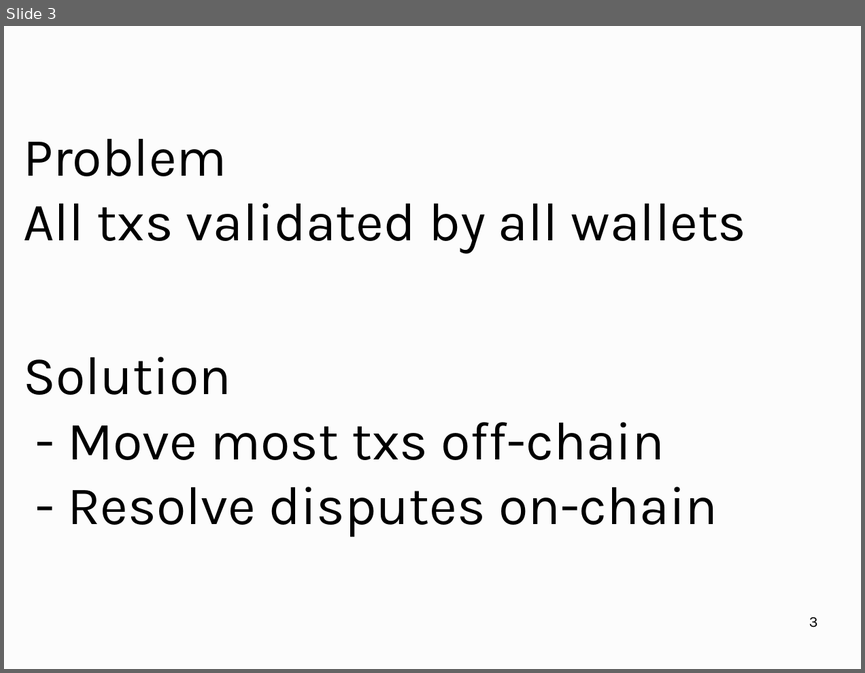
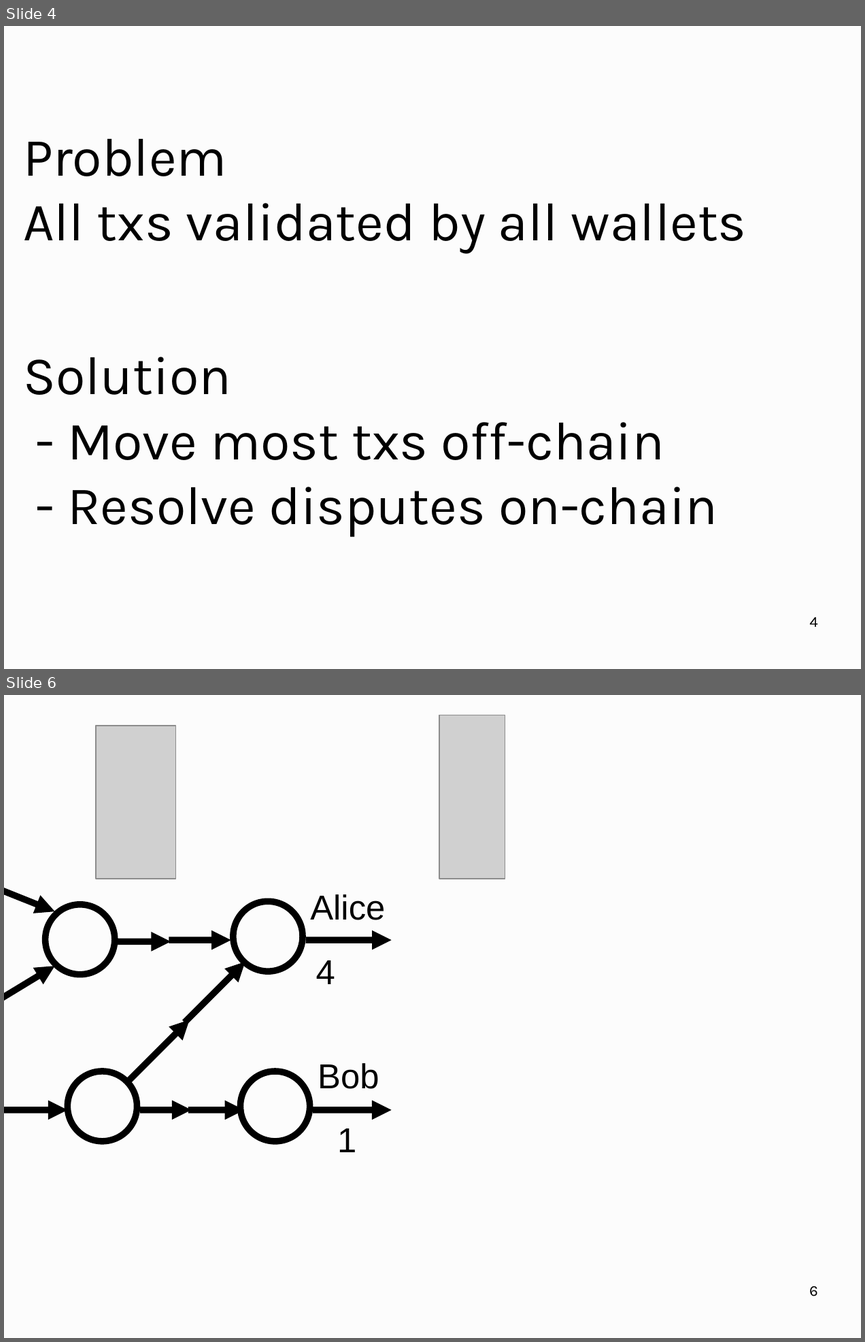
Before and after one commit to OrfeasLitos/PaymentChannels, a slide deck: ln-slides/slides.odp. Shown one above the other, each under a label of ours: slide 3 before the commit, slides 4 and 6 after it; the slides between them are not shown. The pictures are 865x673 and 865x1342 pixels, drawn with LibreOffice and Linux fonts; fonts in the diff are those of the drawing; grey boxes stand for pictures. Boxes give left, top, right and bottom in pixels: in the first picture for what was removed or moved away, otherwise in the second. Text is boxed around its words. In the diff, an @@ line names an element or a change of style, - is before the commit and + after.

```diff
--- a/ln-slides/slides.odp
+++ b/ln-slides/slides.odp
@@ slide 6 added at <box>4,695,861,1338</box>, background #FCFCFC @@
@@ picture added at <box>96,726,176,879</box> @@
@@ picture added at <box>439,715,505,879</box> @@
@@ arrow added from (4, 883) to (54, 911), #000000 6.01 pt @@
@@ text added at <box>310,894,385,920</box>, 32 pt, text #000000 @@
+Alice
@@ ellipse added at <box>45,904,114,974</box>, outline #000000 6.01 pt @@
@@ ellipse added at <box>233,901,303,971</box>, outline #000000 6.01 pt @@
@@ arrow added from (114, 941) to (171, 941), #000000 6.01 pt @@
@@ arrow added from (169, 940) to (231, 940), #000000 6.01 pt @@
@@ arrow added from (306, 940) to (391, 940), #000000 6.01 pt @@
@@ arrow added from (4, 1008) to (54, 966), #000000 6.01 pt @@
@@ arrow added from (184, 1022) to (245, 962), #000000 6.01 pt @@
@@ text added at <box>316,960,335,984</box>, 32 pt, text #000000 @@
+4
@@ arrow added from (129, 1081) to (190, 1020), #000000 6.01 pt @@
@@ ellipse added at <box>68,1071,137,1141</box>, outline #000000 6.01 pt @@
@@ ellipse added at <box>241,1071,309,1141</box>, outline #000000 6.01 pt @@
@@ text added at <box>317,1063,379,1089</box>, 32 pt, text #000000 @@
+Bob
@@ arrow added from (4, 1110) to (68, 1110), #000000 6.01 pt @@
@@ arrow added from (140, 1109) to (192, 1109), #000000 6.01 pt @@
@@ arrow added from (188, 1110) to (244, 1110), #000000 6.01 pt @@
@@ arrow added from (313, 1110) to (391, 1110), #000000 6.01 pt @@
@@ text added at <box>337,1128,356,1152</box>, 32 pt, text #000000 @@
+1
@@ page number added at <box>809,1286,818,1296</box>, 14 pt, text #000000 @@
+6
@@ what was slide 3 is now slide 4 @@
@@ page number at <box>809,617,817,626</box>: text changed @@
-3
+4
```
Also in this commit, not shown: 2 slides changed, 27 other slides added, 5 slides removed, 1 other file.
